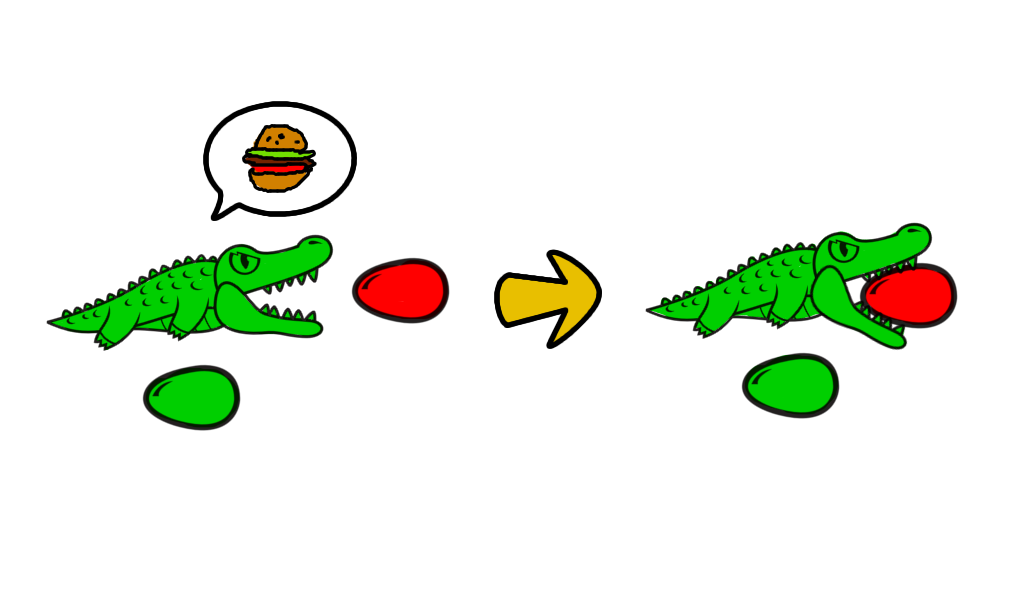
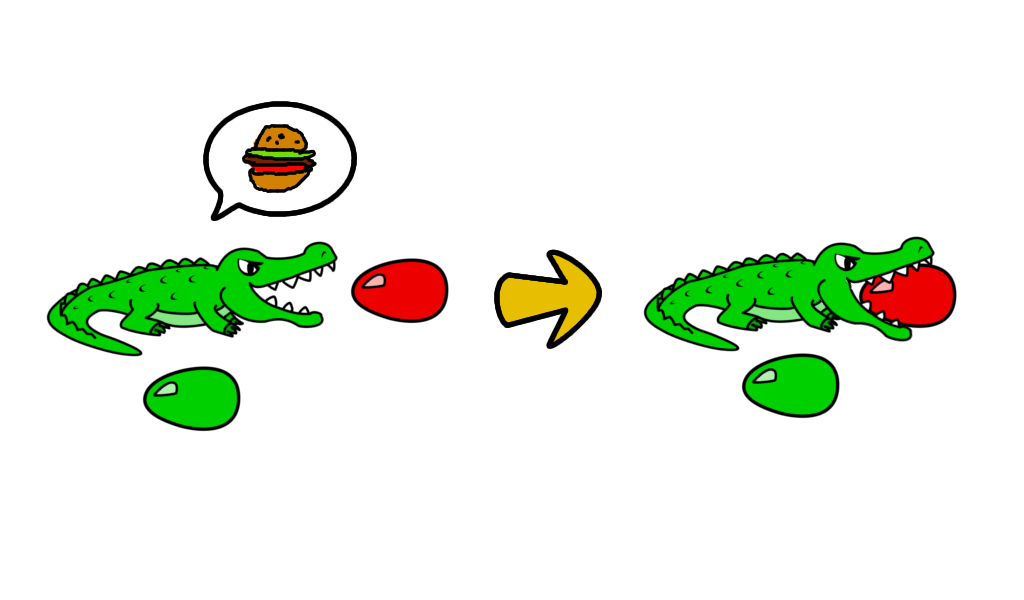
Comparing the layer stacks of the two 1024 x 600 images. Changes:
moved "Eingefügte Ebene" above "Eingefügte Ebene #2", painted on it over left=46, top=234, right=913, bottom=351
removed layer "Neue Ebene-Kopie" over left=650, top=223, right=958, bottom=415
removed layer "Neue Ebene#3" over left=859, top=262, right=958, bottom=329
added layer "Eingefügte Ebene #2" above "Eingefügte Ebene #6" over left=643, top=236, right=935, bottom=352
added layer "Eingefügte Ebene #6" above "Eingefügte Ebene #5" over left=858, top=263, right=957, bottom=329
renamed "Eingefügte Ebene#2" to "Eingefügte Ebene #5", painted on it over left=350, top=257, right=450, bottom=324
renamed "Eingefügte Ebene#4" to "Eingefügte Ebene #4", painted on it over left=741, top=352, right=840, bottom=419
renamed "Eingefügte Ebene#1" to "Eingefügte Ebene #3", painted on it over left=142, top=364, right=241, bottom=432
removed layer "Eingefügte Ebene-Kopie" over left=809, top=264, right=908, bottom=351
removed layer "Neue Ebene#2" over left=811, top=266, right=907, bottom=350
removed layer "Eingefügte Ebene-Kopie#1" over left=645, top=222, right=933, bottom=339
renamed "Neue Ebene" to "Eingefügte Ebene #1", painted on it over left=46, top=236, right=448, bottom=428
